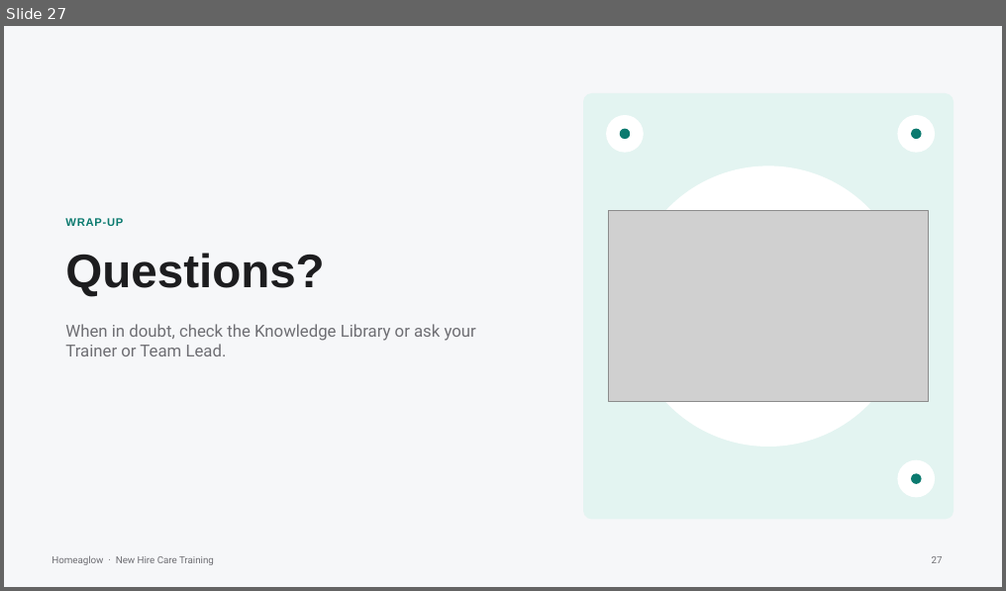
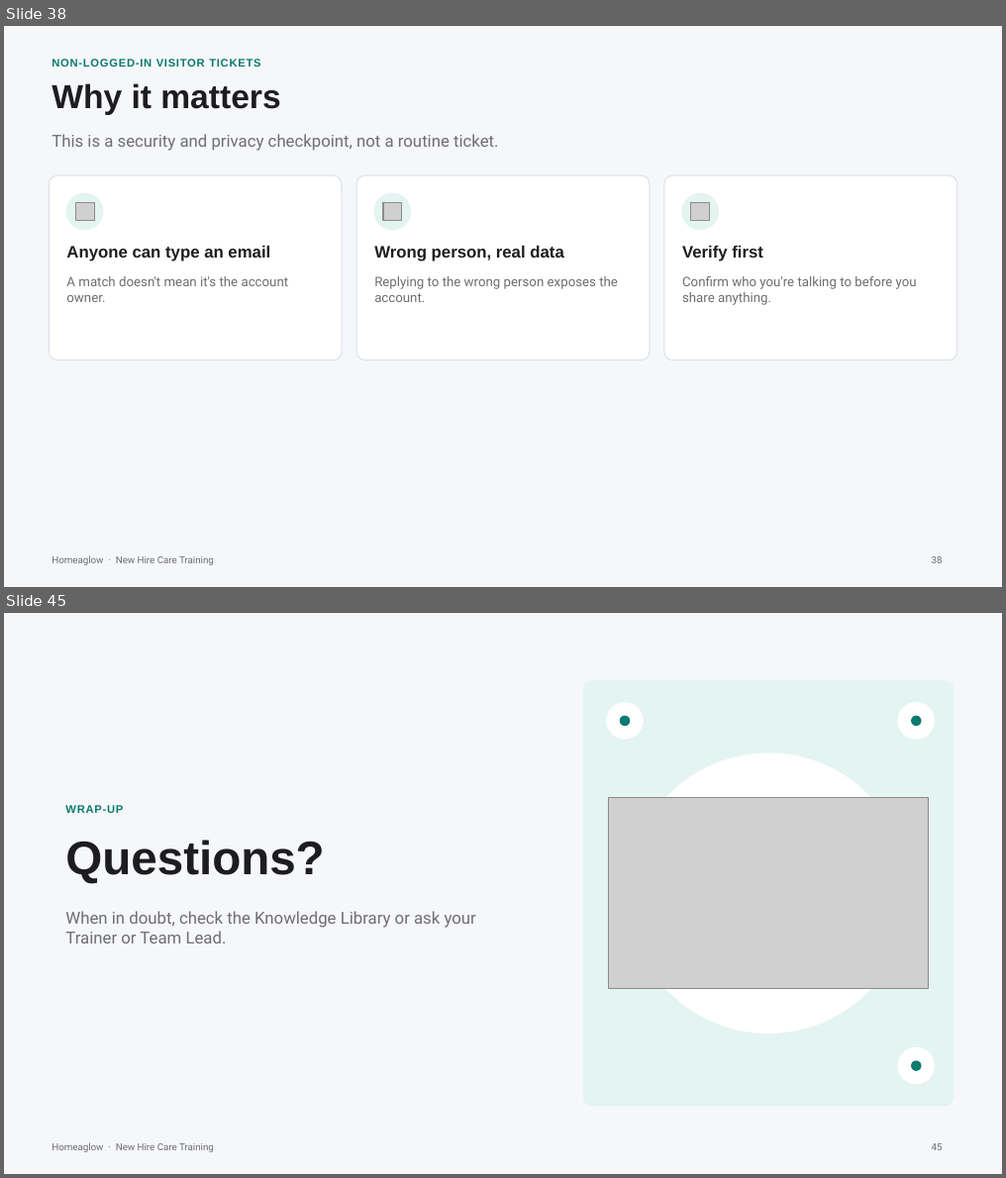
Before and after one commit to anjulimichelle/training, a slide deck: platform-mechanics/platform-operating-mechanics.pptx. Shown one above the other, each under a label of ours: slide 27 before the commit, slides 38 and 45 after it; the slides between them are not shown. The pictures are 1006x591 and 1006x1178 pixels, drawn with LibreOffice and Linux fonts; fonts in the diff are those of the drawing; grey boxes stand for pictures. Boxes give left, top, right and bottom in pixels: in the first picture for what was removed or moved away, otherwise in the second. Text is boxed around its words. In the diff, an @@ line names an element or a change of style, - is before the commit and + after.

```diff
--- a/platform-mechanics/platform-operating-mechanics.pptx
+++ b/platform-mechanics/platform-operating-mechanics.pptx
@@ slide 38 added at <box>4,26,1002,587</box>, background #F6F7F9; not listed: 1 template element that a slide beside it also shows @@
@@ text added at <box>52,59,260,67</box>, 8 pt, text #0B7A6F, bold @@
+NON-LOGGED-IN VISITOR TICKETS
@@ text added at <box>52,83,280,115</box>, 24 pt, text #1D1D1F, bold @@
+Why it matters
@@ text added at <box>52,134,498,151</box>, 12 pt, text #6E6E73 @@
+This is a security and privacy checkpoint, not a routine ticket.
@@ rounded rectangle added at <box>49,175,342,361</box>, fill #FFFFFF, outline #DCE1E7 0.75 pt @@
@@ ellipse added at <box>67,193,103,230</box>, fill #E3F4F1, outline #E3F4F1 1 pt @@
@@ picture added at <box>76,202,95,222</box> @@
@@ rounded rectangle added at <box>356,175,648,361</box>, fill #FFFFFF, outline #DCE1E7 0.75 pt @@
@@ ellipse added at <box>374,193,410,230</box>, fill #E3F4F1, outline #E3F4F1 1 pt @@
@@ picture added at <box>383,202,402,222</box> @@
@@ rounded rectangle added at <box>664,175,957,361</box>, fill #FFFFFF, outline #DCE1E7 0.75 pt @@
@@ ellipse added at <box>682,193,719,230</box>, fill #E3F4F1, outline #E3F4F1 1 pt @@
@@ picture added at <box>691,202,710,222</box> @@
@@ text added at <box>66,246,270,262</box>, 12 pt, text #1D1D1F, bold @@
+Anyone can type an email
@@ text added at <box>374,246,563,262</box>, 12 pt, text #1D1D1F, bold @@
+Wrong person, real data
@@ text added at <box>682,246,763,262</box>, 12 pt, text #1D1D1F, bold @@
+Verify first
@@ text added at <box>66,276,289,302</box>, 9.5 pt, text #6E6E73 @@
+A match doesn't mean it's the account owner.
@@ text added at <box>374,276,618,302</box>, 9.5 pt, text #6E6E73 @@
+Replying to the wrong person exposes the account.
@@ text added at <box>682,276,917,305</box>, 9.5 pt, text #6E6E73 @@
+Confirm who you're talking to before you share anything.
@@ page number added at <box>932,557,943,564</box>, 7 pt, text #6E6E73 @@
+38
@@ what was slide 27 is now slide 45 @@
@@ page number at <box>932,1144,943,1151</box>: text changed @@
-27
+45
```
Also in this commit, not shown: 1 slide changed, 17 other slides added, 7 other files.
